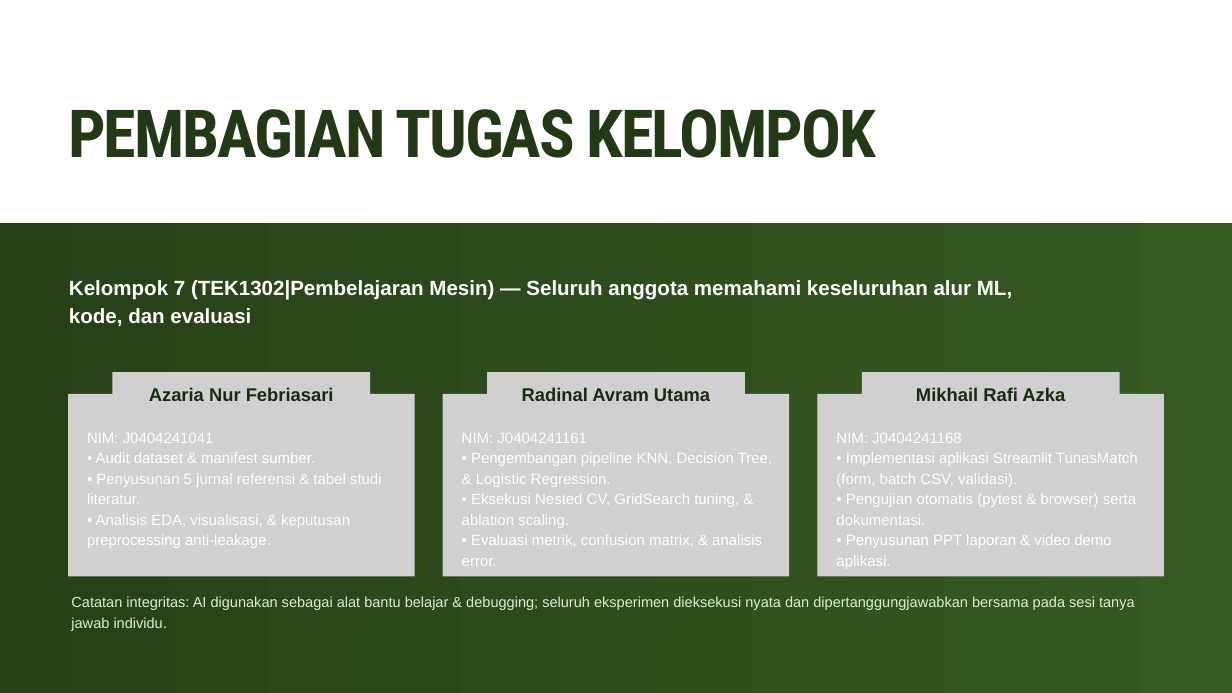
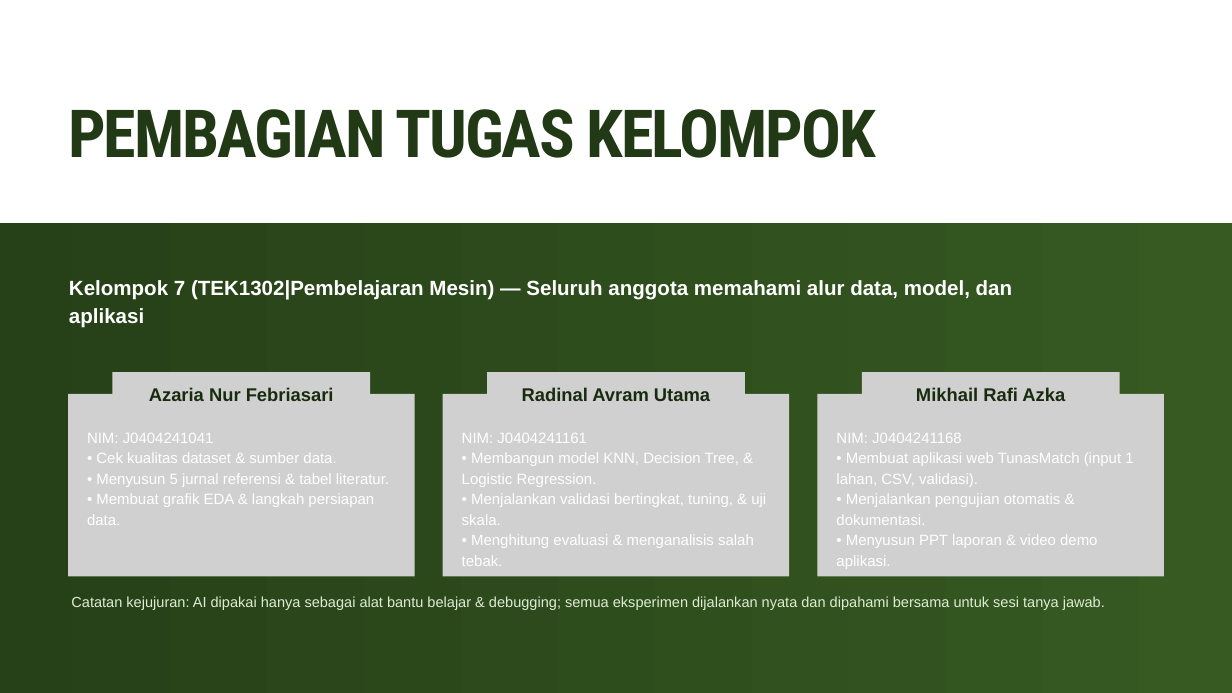
Before and after one commit to mikhailazka-dotcom/ML2026_TEK1302_Kelompok7_TunasMatch, a slide deck: slide 20 of presentation/Laporan_Proyek_Tanaman.pptx. Drawn at 1232x693 pixels with LibreOffice and Linux fonts; fonts in the diff are those of the drawing; grey boxes stand for pictures. Boxes give left, top, right and bottom in pixels: in the first picture for what was removed or moved away, otherwise in the second. Text is boxed around its words. In the diff, an @@ line names an element or a change of style, - is before the commit and + after.

```diff
--- a/presentation/Laporan_Proyek_Tanaman.pptx
+++ b/presentation/Laporan_Proyek_Tanaman.pptx
@@ text at <box>69,280,1012,328</box>: text changed @@
-Kelompok 7 (TEK1302|Pembelajaran Mesin) — Seluruh anggota memahami keseluruhan alur ML, kode, dan evaluasi
+Kelompok 7 (TEK1302|Pembelajaran Mesin) — Seluruh anggota memahami alur data, model, dan aplikasi
@@ text at <box>87,453,389,525</box>: text changed @@
-• Audit dataset & manifest sumber.
-• Penyusunan 5 jurnal referensi & tabel studi literatur.
-• Analisis EDA, visualisasi, & keputusan preprocessing anti-leakage.
+• Cek kualitas dataset & sumber data.
+• Menyusun 5 jurnal referensi & tabel literatur.
+• Membuat grafik EDA & langkah persiapan data.
@@ text at <box>462,453,766,566</box>: text changed @@
-• Pengembangan pipeline KNN, Decision Tree, & Logistic Regression.
-• Eksekusi Nested CV, GridSearch tuning, & ablation scaling.
-• Evaluasi metrik, confusion matrix, & analisis error.
+• Membangun model KNN, Decision Tree, & Logistic Regression.
+• Menjalankan validasi bertingkat, tuning, & uji skala.
+• Menghitung evaluasi & menganalisis salah tebak.
@@ text at <box>836,453,1133,569</box>: text changed @@
-• Implementasi aplikasi Streamlit TunasMatch (form, batch CSV, validasi).
-• Pengujian otomatis (pytest & browser) serta dokumentasi.
-• Penyusunan PPT laporan & video demo aplikasi.
+• Membuat aplikasi web TunasMatch (input 1 lahan, CSV, validasi).
+• Menjalankan pengujian otomatis & dokumentasi.
+• Menyusun PPT laporan & video demo aplikasi.
@@ text at <box>71,596,1105,610</box>: text changed @@
-Catatan integritas: AI digunakan sebagai alat bantu belajar & debugging; seluruh eksperimen dieksekusi nyata dan dipertanggungjawabkan bersama pada sesi tanya jawab individu.
+Catatan kejujuran: AI dipakai hanya sebagai alat bantu belajar & debugging; semua eksperimen dijalankan nyata dan dipahami bersama untuk sesi tanya jawab.
```
Also in this commit, not shown: 16 other slides changed, 5 other files.
